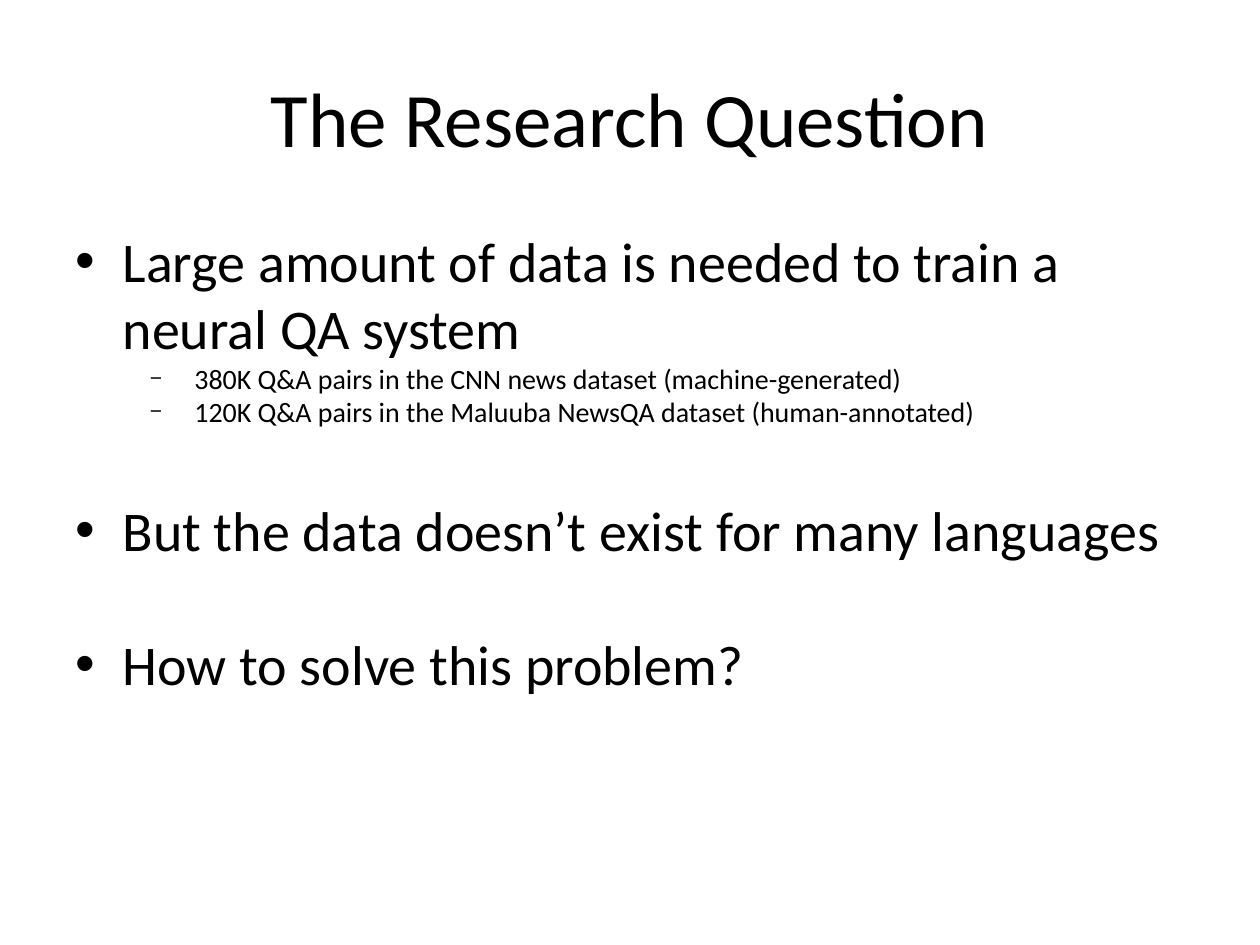
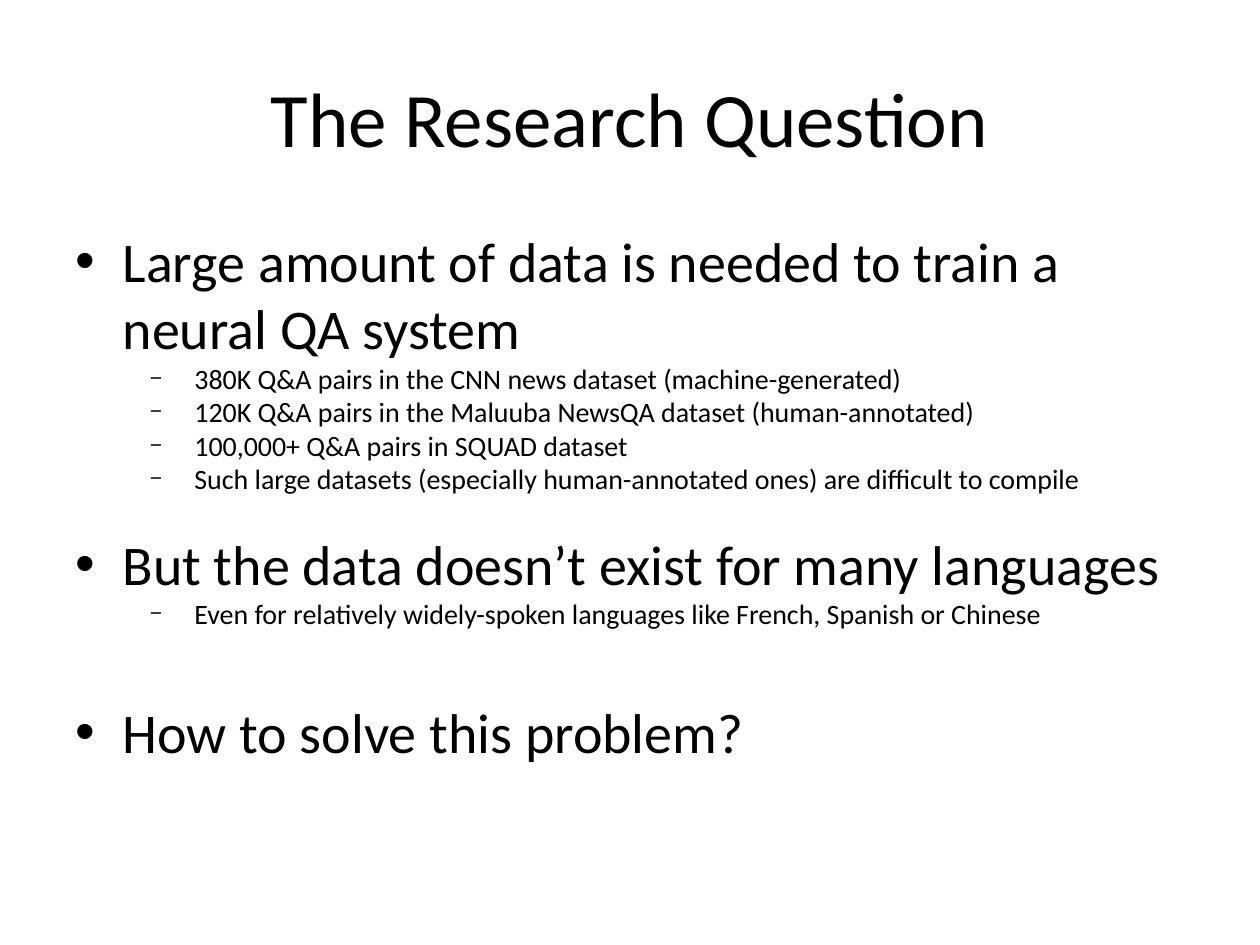
Before and after one commit to Mithrillion/BiQA, a slide deck: slide 6 of ideas/peter_final_seminar.odp (slide 3 before the commit). Drawn at 1260x945 pixels with LibreOffice and Linux fonts; fonts in the diff are those of the drawing; background and template pictures are left out. Boxes give left, top, right and bottom in pixels: in the first picture for what was removed or moved away, otherwise in the second. Text is boxed around its words. In the diff, an @@ line names an element or a change of style, - is before the commit and + after.

```diff
--- a/ideas/peter_final_seminar.odp
+++ b/ideas/peter_final_seminar.odp
@@ text at box(194, 436, 1079, 494): paragraphs added @@
+  − 100,000+ Q&A pairs in SQUAD dataset
+  − Such large datasets (especially human-annotated ones) are difficult to compile
@@ text at box(194, 604, 1040, 629): paragraph added @@
+  − Even for relatively widely-spoken languages like French, Spanish or Chinese
```
Also in this commit, not shown: 6 other slides changed, 14 slides added, 3 slides removed, 22 other files.
